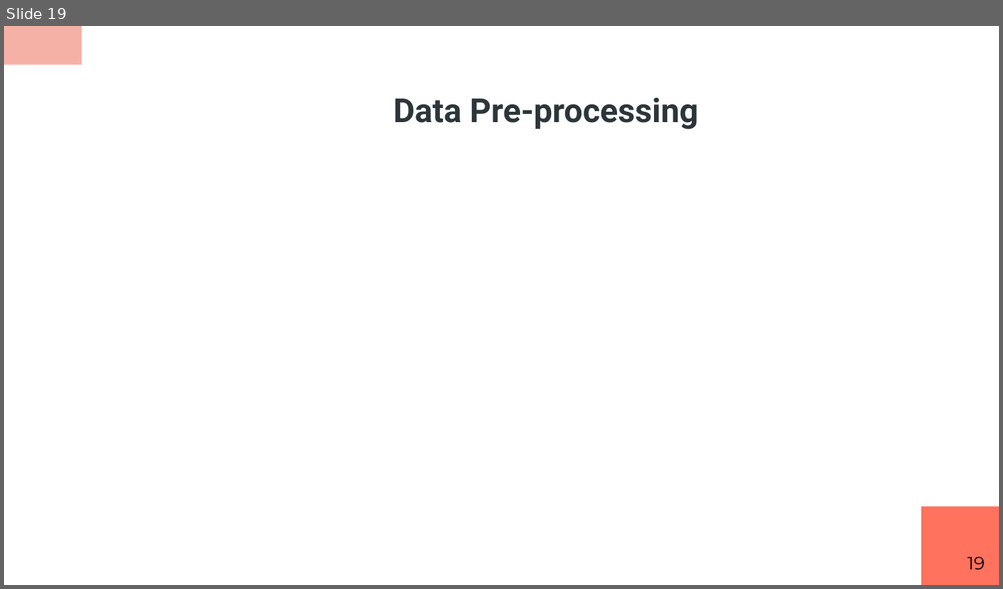
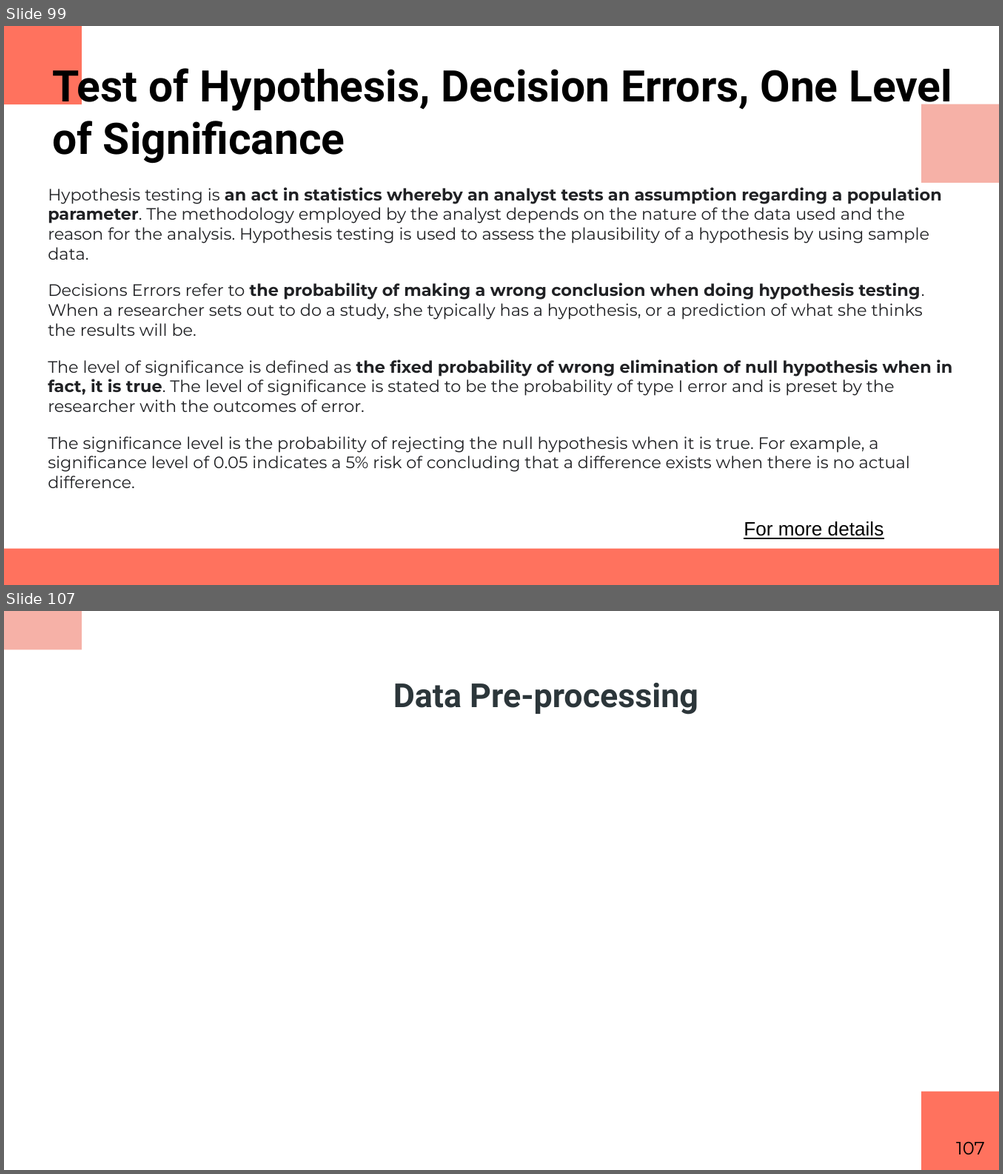
Before and after one commit to RashmivernekarN/ai_with_python_keonics, a slide deck: Module3/Business Statistics.pptx. Shown one above the other, each under a label of ours: slide 19 before the commit, slides 99 and 107 after it; the slides between them are not shown. The pictures are 1003x589 and 1003x1174 pixels, drawn with LibreOffice and Linux fonts; fonts in the diff are those of the drawing. Boxes give left, top, right and bottom in pixels: in the first picture for what was removed or moved away, otherwise in the second. Text is boxed around its words. In the diff, an @@ line names an element or a change of style, - is before the commit and + after.

```diff
--- a/Module3/Business Statistics.pptx
+++ b/Module3/Business Statistics.pptx
@@ slide 99 added at [4,26,999,585], background #FFFFFF @@
@@ rectangle added at [4,26,82,104], fill #FF725E @@
@@ title added at [52,62,952,164], 31.5 pt, text #000000, bold @@
+Test of Hypothesis, Decision Errors, One Level of Significance
@@ rectangle added at [921,104,999,183], fill #F6B1A7 @@
@@ text added at [48,187,952,488], 12 pt, text #202124 @@
+Hypothesis testing is an act in statistics whereby an analyst tests an assumption regarding a population parameter. The methodology employed by the analyst depends on the nature of the data used and the reason for the analysis. Hypothesis testing is used to assess the plausibility of a hypothesis by using sample data.
+Decisions Errors refer to the probability of making a wrong conclusion when doing hypothesis testing. When a researcher sets out to do a study, she typically has a hypothesis, or a prediction of what she thinks the results will be.
+The level of significance is defined as the fixed probability of wrong elimination of null hypothesis when in fact, it is true. The level of significance is stated to be the probability of type I error and is preset by the researcher with the outcomes of error.
+The significance level is the probability of rejecting the null hypothesis when it is true. For example, a significance level of 0.05 indicates a 5% risk of concluding that a difference exists when there is no actual difference.
@@ text added at [743,522,884,540], 14 pt, text #000000, underline @@
+For more details
@@ rectangle added at [4,549,999,585], fill #FF725E @@
@@ what was slide 19 is now slide 107 @@
@@ page number at [956,1142,984,1155]: text changed @@
-19
+107
```
Also in this commit, not shown: 6 slides changed, 88 other slides added, 1 slide removed, 6 other files.
